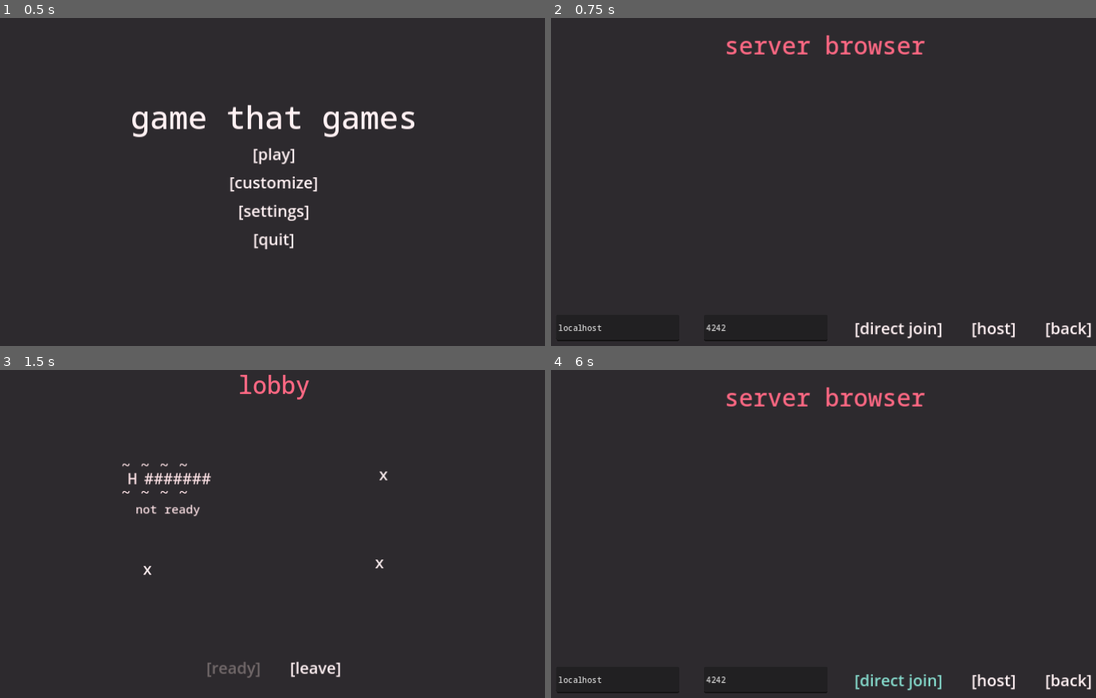
Above: before the commit, frames 1-4 (two rows, left to right).
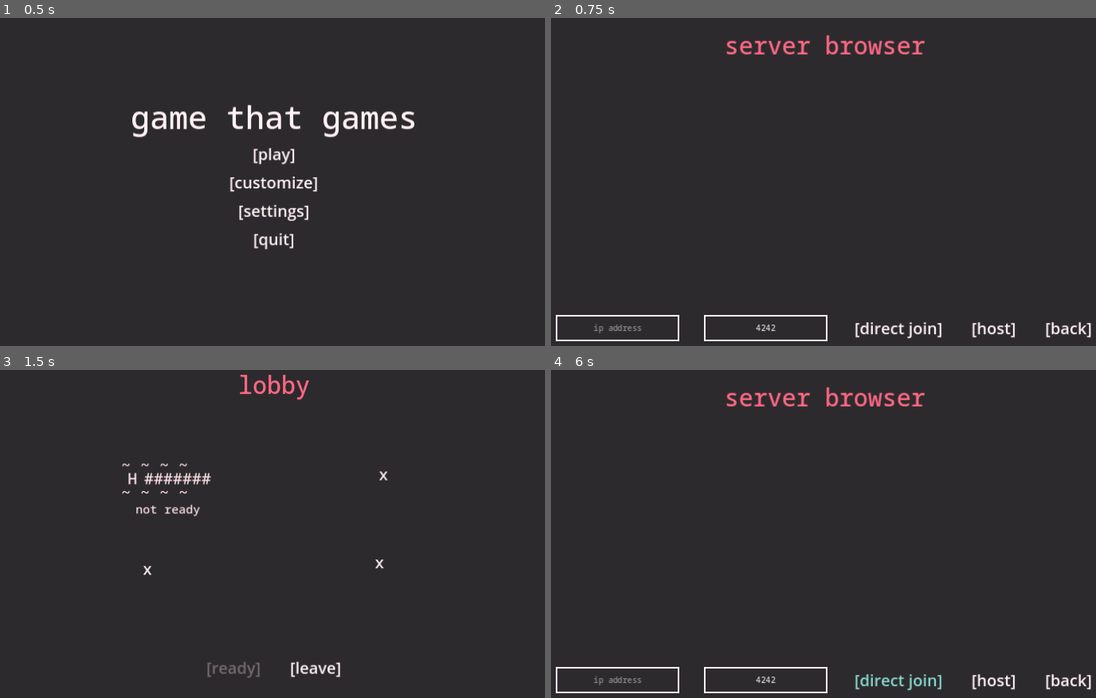
Above: after the commit, the same moments.

Repository: 4efk/new-mp-game
Game: Godot game, scene res://Menu/main_menu.tscn
Two runs of this game, one before a commit and one after it. Both use one fixed random seed, a clock stepped at 60 frames per second and the inputs below.
Inputs:
- Up to frame 1 (0.5 s): no input
- Up to frame 2 (0.75 s): click "[play]" at 0.5 s
- Up to frame 3 (1.5 s): click "[host]" at 1.25 s
- Up to frame 4 (6 s): click "[ready]" at 2 s; click "[ready]" at 2.75 s; click "[leave]" at 3.5 s; click "[back]" at 4.25 s; click "[play]" at 5 s; click "[direct join]" at 5.75 s

Frame 1 is identical in both runs. In frame 2, 0.8% of the frame differs, in the area x 0-51%, y 90-99%; in frame 3, nothing differs; in frame 4, 0.8%.

Commit message:
menu style tweaks

Diff:
--- a/src/Menu/main_menu.gd
+++ b/src/Menu/main_menu.gd
@@ -34,6 +34,7 @@
 	# customization ui stuff
 	customize_ui_player.modulate = GlobalScript.PLAYER_COLORS[GlobalScript.settings['player_color']]
 	customize_ui_player.get_node('CustomLetter').text = GlobalScript.settings['player_custom_letter']
+	customize_ui_custom_letter_lineedit.text = GlobalScript.settings['player_custom_letter']
 
 func _process(delta: float) -> void:
 	# server browser ui
--- a/src/Menu/main_menu.tscn
+++ b/src/Menu/main_menu.tscn
@@ -1,8 +1,10 @@
-[gd_scene load_steps=5 format=3 uid="uid://2unws7tipg78"]
+[gd_scene load_steps=7 format=3 uid="uid://2unws7tipg78"]
 
 [ext_resource type="FontFile" uid="uid://cx0pcfqcm8158" path="res://Fonts/NotoSansMono-Medium.ttf" id="1_16r03"]
 [ext_resource type="Script" path="res://Menu/main_menu.gd" id="1_nmt8t"]
 [ext_resource type="PackedScene" uid="uid://dx1d8plcirj2f" path="res://Menu/ServerBrowser/sb_server_button.tscn" id="3_53wn7"]
+[ext_resource type="StyleBox" uid="uid://bp4lcb44bdeo2" path="res://Menu/style_lineedit_focused.tres" id="4_5wy08"]
+[ext_resource type="StyleBox" uid="uid://xtakhswp08ox" path="res://Menu/style_lineedit_normal.tres" id="5_jkffx"]
 
 [sub_resource type="RectangleShape2D" id="RectangleShape2D_dvtrj"]
 size = Vector2(128, 64)
@@ -171,13 +173,20 @@
 layout_mode = 2
 size_flags_horizontal = 3
 theme_override_fonts/font = ExtResource("1_16r03")
-text = "localhost"
+theme_override_styles/focus = ExtResource("4_5wy08")
+theme_override_styles/normal = ExtResource("5_jkffx")
+placeholder_text = "ip address"
+alignment = 1
 
 [node name="Port" type="LineEdit" parent="HostJoinBrowser/VBoxContainer/Buttons"]
 layout_mode = 2
 size_flags_horizontal = 3
 theme_override_fonts/font = ExtResource("1_16r03")
+theme_override_styles/focus = ExtResource("4_5wy08")
+theme_override_styles/normal = ExtResource("5_jkffx")
 text = "4242"
+placeholder_text = "port"
+alignment = 1
 
 [node name="DirectJoinButton" type="Button" parent="HostJoinBrowser/VBoxContainer/Buttons"]
 layout_mode = 2
@@ -700,9 +709,14 @@
 
 [node name="CustomLetter" type="LineEdit" parent="Customize/VBoxContainer/HBoxContainer"]
 layout_mode = 2
-theme_override_colors/font_color = Color(1, 0.945098, 0.952941, 1)
-theme_override_font_sizes/font_size = 32
-text = "h"
+size_flags_vertical = 4
+theme_override_colors/font_color = Color(1, 0.945098, 0.952941, 1)
+theme_override_fonts/font = ExtResource("1_16r03")
+theme_override_font_sizes/font_size = 24
+theme_override_styles/focus = ExtResource("4_5wy08")
+theme_override_styles/normal = ExtResource("5_jkffx")
+text = "H"
+alignment = 1
 max_length = 1
 
 [node name="HBoxContainer2" type="HBoxContainer" parent="Customize/VBoxContainer"]
--- /dev/null
+++ b/src/Menu/style_lineedit_focused.tres
@@ -0,0 +1,9 @@
+[gd_resource type="StyleBoxFlat" format=3 uid="uid://bp4lcb44bdeo2"]
+
+[resource]
+bg_color = Color(0.176471, 0.164706, 0.180392, 1)
+border_width_left = 3
+border_width_top = 3
+border_width_right = 3
+border_width_bottom = 3
+border_color = Color(0.521569, 0.854902, 0.8, 1)
--- /dev/null
+++ b/src/Menu/style_lineedit_normal.tres
@@ -0,0 +1,9 @@
+[gd_resource type="StyleBoxFlat" format=3 uid="uid://xtakhswp08ox"]
+
+[resource]
+bg_color = Color(0.176471, 0.164706, 0.180392, 1)
+border_width_left = 3
+border_width_top = 3
+border_width_right = 3
+border_width_bottom = 3
+border_color = Color(1, 0.945098, 0.952941, 1)
--- a/src/Other/global_script.gd
+++ b/src/Other/global_script.gd
@@ -9,7 +9,7 @@
 	'player_color': 0,
 	'player_custom_letter': "H",
 }
-const DEFAULT_PLAYER_INFO = {'color': 6, 'custom_letter': "C", 'ready': false, 'alive':false, 'move':null, 'transforms': [Vector2(), PI/2]}
+const DEFAULT_PLAYER_INFO = {'color': 6, 'custom_letter': "H", 'ready': false, 'alive':false, 'move':null, 'transforms': [Vector2(), PI/2]}
 
 var settings = DEFAULT_SETTINGS.duplicate()
 var self_player_info = DEFAULT_PLAYER_INFO.duplicate()
